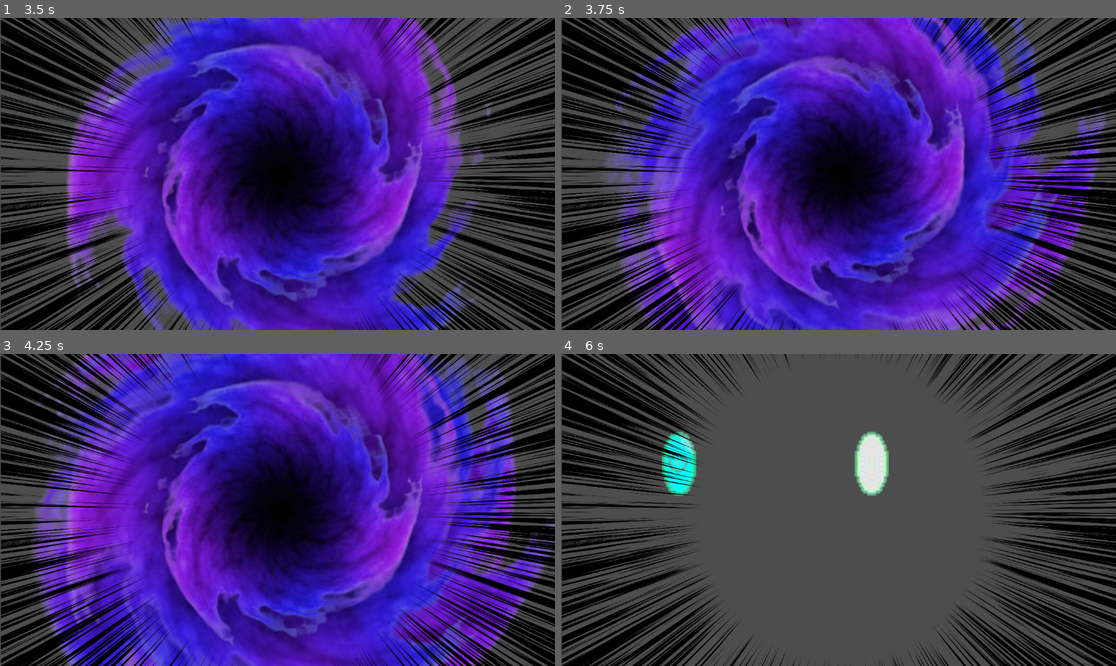
Above: before the commit, frames 1-4 (two rows, left to right).
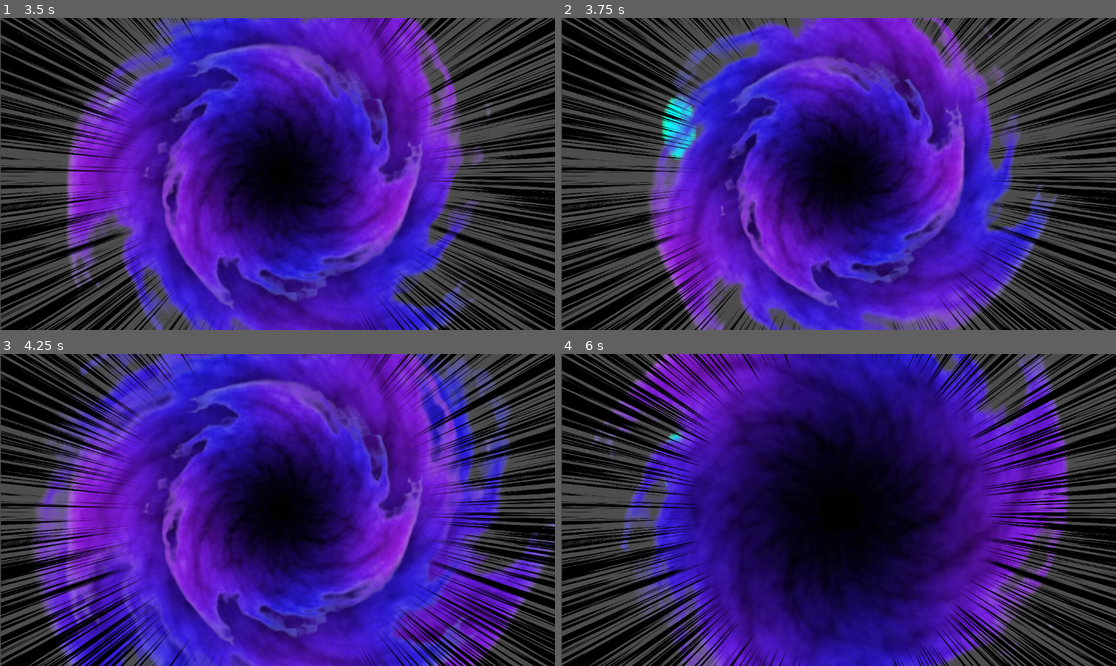
Above: after the commit, the same moments.

Repository: rw197480/WarpJumper
Game: Godot game, scene res://testing.tscn
Two runs of this game, one before a commit and one after it. Both use one fixed random seed, a clock stepped at 60 frames per second and the inputs below. The project has no main scene, so this scene is started directly.
Inputs:
- Up to frame 1 (3.5 s): tap Enter (ui_accept) at 0.5 s; tap E (Portal Jump) at 0.6, 0.77, 1.07, 1.52, 1.55, 1.82, 2.1, 3.02, 3.05, 3.32 s; tap Q (Teleport) at 1.35, 2.85 s
- Up to frame 2 (3.75 s): tap E (Portal Jump) at 3.6 s
- Up to frame 3 (4.25 s): tap E (Portal Jump) at 3.77, 4.07 s
- Up to frame 4 (6 s): tap Q (Teleport) at 4.35, 5.85 s; tap E (Portal Jump) at 4.52, 4.55, 4.82, 5.1 s

Frame 1 is identical in both runs. In frame 2, 18% of the frame differs, in the area x 7-99%, y 0-100%; in frame 3, 3.6%; in frame 4, 65%, in the area x 5-92%, y 0-100%.

Commit message:
Add files via upload

Diff:
--- a/warp-jumper/teleporting/Portal Handler/portal_handler.gd
+++ b/warp-jumper/teleporting/Portal Handler/portal_handler.gd
@@ -5,7 +5,7 @@
 @export var distance = [200, 400, 600]
 @onready var ap :AnimationPlayer = $AnimationPlayer
 @export var portal_jump = preload("res://teleporting/Portal Jump/portal_jump.tscn")
-
+@export var wait_time = [3, 4, 5]
 # Called when the node enters the scene tree for the first time.
 func _ready() -> void:
 
@@ -43,6 +43,8 @@
 		var new_originportal_jump = portal_jump.instantiate()
 		new_originportal_jump.global_position = global_position
 		get_tree().get_root().add_child(new_originportal_jump)
-		await get_tree().create_timer(15).timeout
 
+		await get_tree().create_timer(wait_time[Global.level - 1]).timeout
+
+		new_originportal_jump.jumpend()
 	pass
--- a/warp-jumper/teleporting/Portal Jump/portal_jump.gd
+++ b/warp-jumper/teleporting/Portal Jump/portal_jump.gd
@@ -1,6 +1,7 @@
 extends Node2D
 
 @onready var ap :AnimationPlayer = $AnimationPlayer
+@export var wait_time = [15, 20, 25]
 # Called when the node enters the scene tree for the first time.
 func _ready() -> void:
 
@@ -13,13 +14,10 @@
 
 func jumpintro():
 	ap.play("PortalJumpIntro")
-	$Timer.start()
+
 	pass
 
+func jumpend():
+	ap.play("PortalJumpEnd")
 
-
-
-func _on_timer_timeout() -> void:
-	$Timer.stop()
-	ap.play("PortalJumpEnd")
-	pass # Replace with function body.
+	pass
--- a/warp-jumper/teleporting/Portal Jump/portal_jump.tscn
+++ b/warp-jumper/teleporting/Portal Jump/portal_jump.tscn
@@ -196,10 +196,6 @@
 autoplay = "PortalJumpIntro"
 speed_scale = 3.0
 
-[node name="Timer" type="Timer" parent="."]
-wait_time = 3.0
-autostart = true
-
 [node name="CanvasLayer" type="CanvasLayer" parent="."]
 
 [node name="AnimatedSprite2D" type="AnimatedSprite2D" parent="CanvasLayer"]
@@ -213,5 +209,3 @@
 position = Vector2(580, 326)
 scale = Vector2(0.282227, 0.301852)
 texture = ExtResource("1_imphd")
-
-[connection signal="timeout" from="Timer" to="." method="_on_timer_timeout"]
